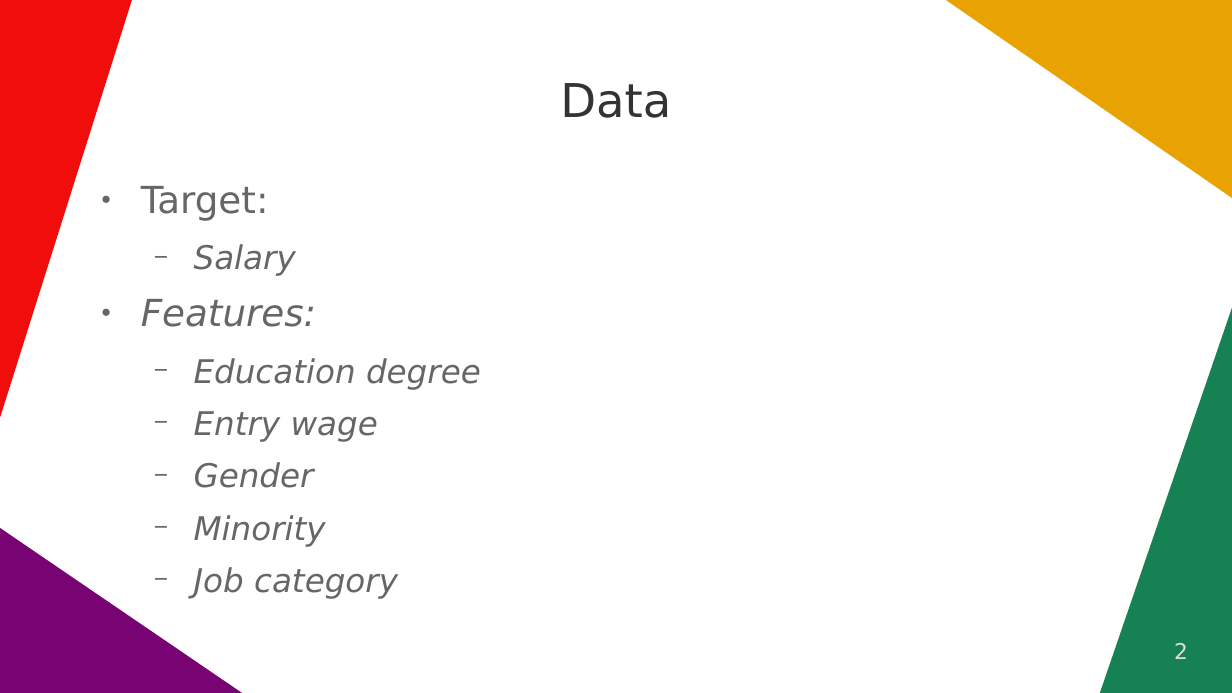
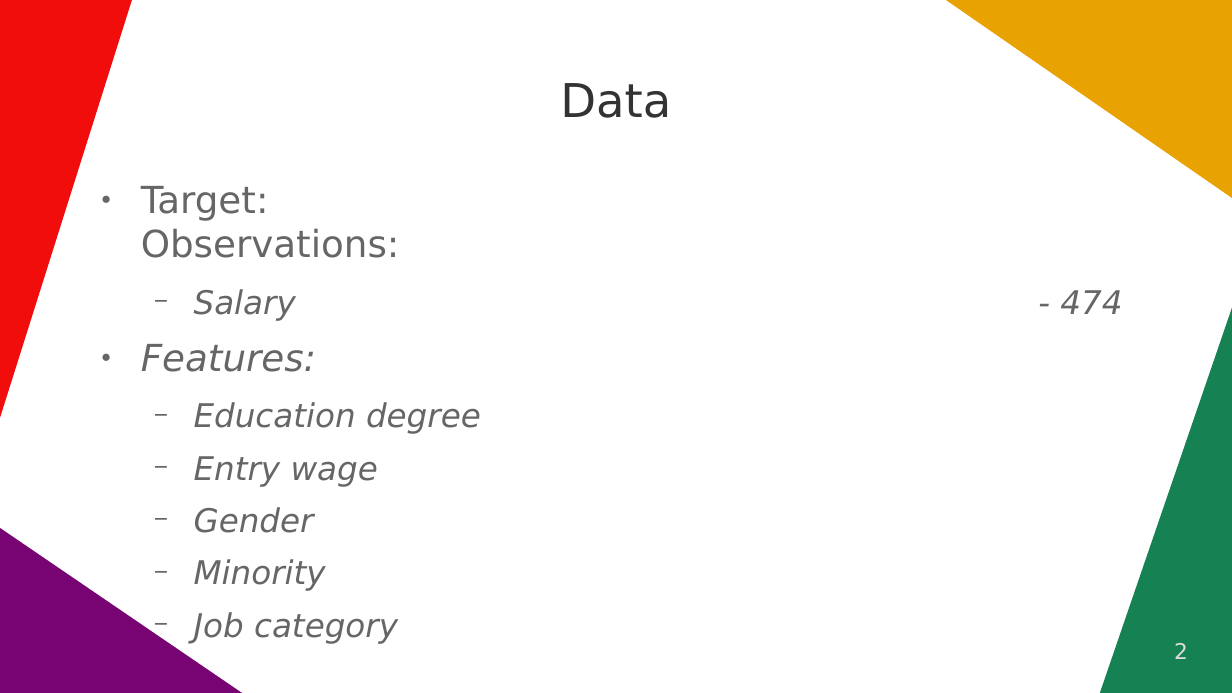
Before and after one commit to amStraszenrand/NeueFische_FirstProject_EDA, a slide deck: slide 2 of Presentation.odp. Drawn at 1232x693 pixels with LibreOffice and Linux fonts; fonts in the diff are those of the drawing. Boxes give left, top, right and bottom in pixels: in the first picture for what was removed or moved away, otherwise in the second. Text is boxed around its words. In the diff, an @@ line names an element or a change of style, - is before the commit and + after.

Commit message:
Add observations count

```diff
--- a/Presentation.odp
+++ b/Presentation.odp
@@ text at [141,186,1122,321]: text changed @@
-● Target:
-  − Salary
+● Target: Observations:
+  − Salary - 474
```
Also in this commit, not shown: 3 other files.
